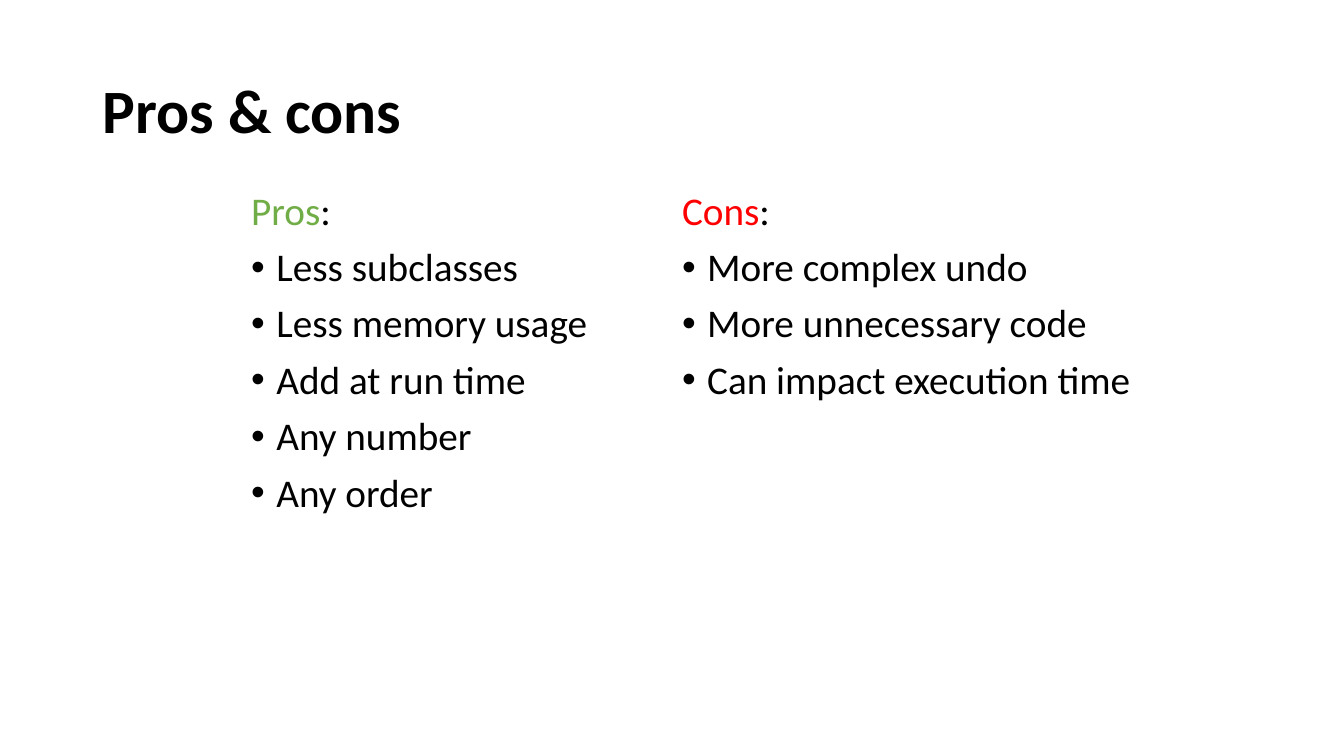
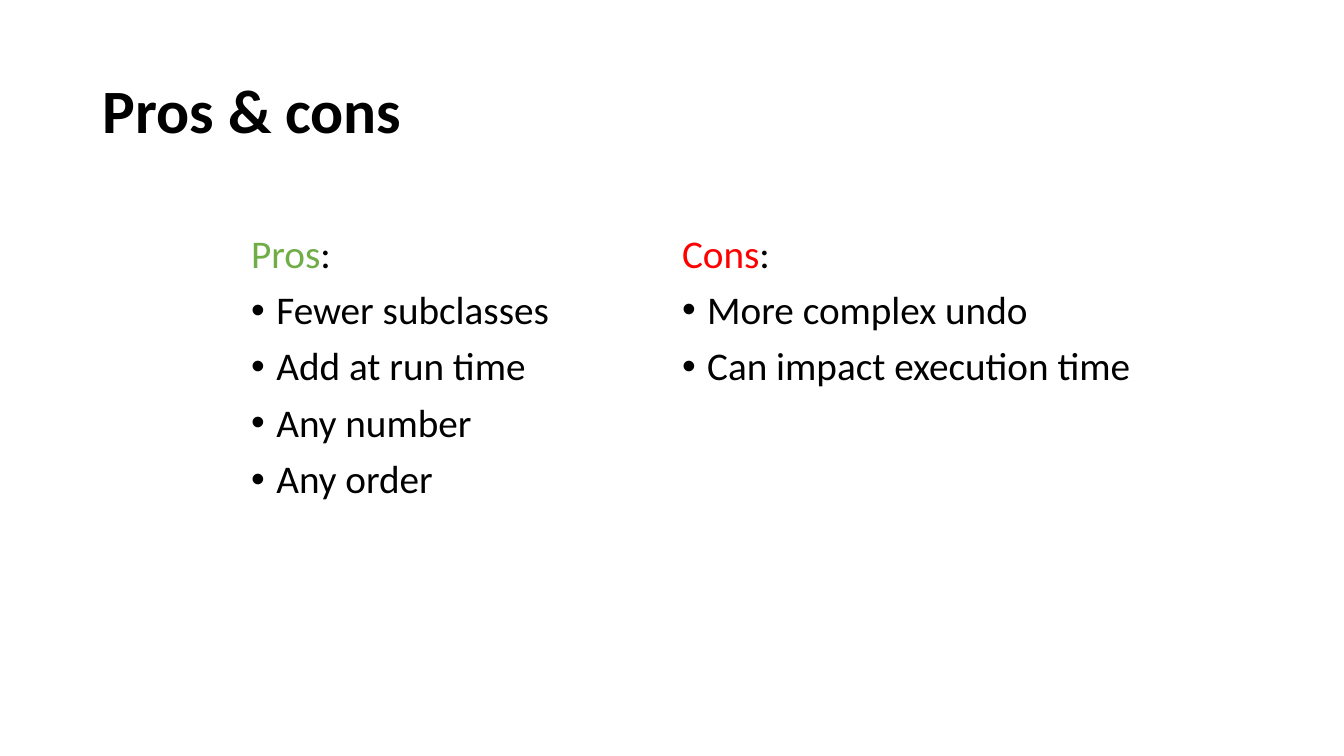
Before and after one commit to DaloonOfDoom/E21SWD_Assignment, a slide deck: slide 4 of Slides/The Decorator pattern.pptx. Drawn at 1344x756 pixels with LibreOffice and Linux fonts; fonts in the diff are those of the drawing. Boxes give left, top, right and bottom in pixels: in the first picture for what was removed or moved away, otherwise in the second. Text is boxed around its words. In the diff, an @@ line names an element or a change of style, - is before the commit and + after.

```diff
--- a/Slides/The Decorator pattern.pptx
+++ b/Slides/The Decorator pattern.pptx
@@ text "Pros:" moved from (x1=251, y1=200, x2=587, y2=514) to (x1=251, y1=243, x2=549, y2=500) @@
@@ text "Cons:" moved from (x1=682, y1=199, x2=1131, y2=401) to (x1=682, y1=242, x2=1131, y2=387) @@
@@ text at (x1=276, y1=296, x2=549, y2=325): text changed @@
-• Less subclasses
-• Less memory usage
+• Fewer subclasses
@@ text at (x1=707, y1=309, x2=1087, y2=344): paragraph removed @@
-• More unnecessary code
```
Also in this commit, not shown: 3 other slides changed.
